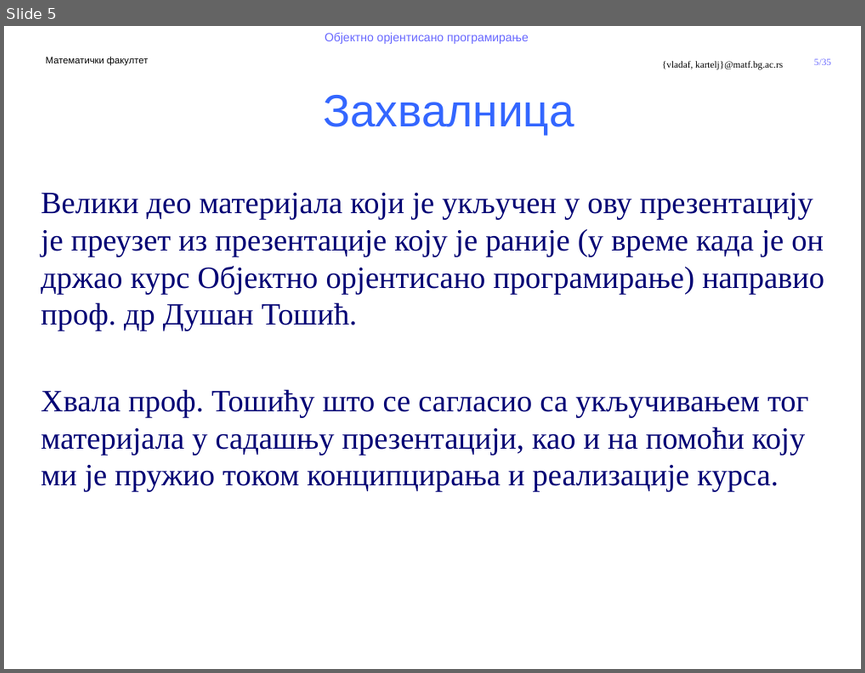
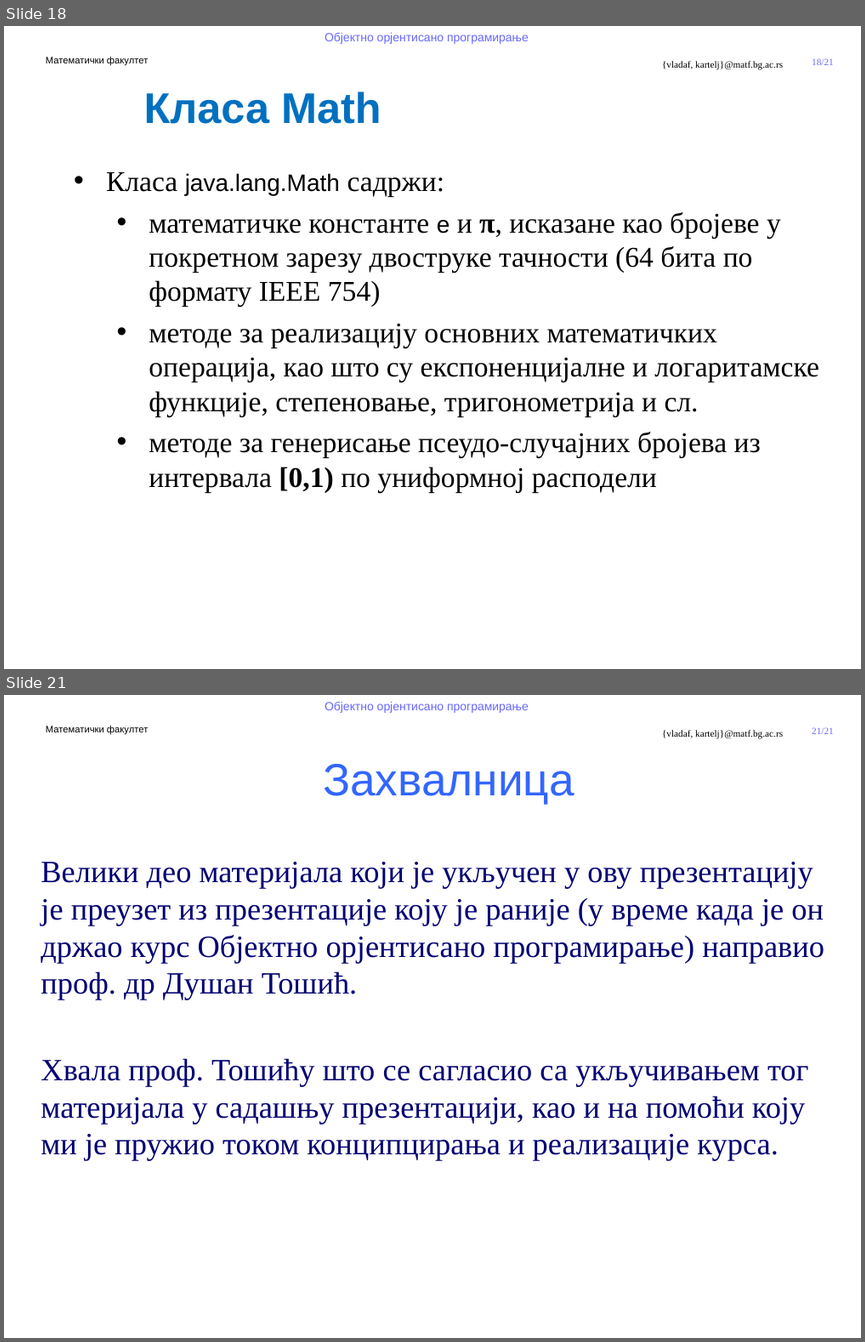
Before and after one commit to MatfOOP/OOP, a slide deck: predavanja/prezentacije/OOP07-1-Predefinisani tipovi u Javi.pptx. Shown one above the other, each under a label of ours: slide 5 before the commit, slides 18 and 21 after it; the slides between them are not shown. The pictures are 865x673 and 865x1342 pixels, drawn with LibreOffice and Linux fonts; fonts in the diff are those of the drawing; background and template pictures are left out. Boxes give left, top, right and bottom in pixels: in the first picture for what was removed or moved away, otherwise in the second. Text is boxed around its words. In the diff, an @@ line names an element or a change of style, - is before the commit and + after.

```diff
--- a/predavanja/prezentacije/OOP07-1-Predefinisani tipovi u Javi.pptx
+++ b/predavanja/prezentacije/OOP07-1-Predefinisani tipovi u Javi.pptx
@@ slide 18 added at box(4, 26, 861, 669), background #FFFFFF; not listed: 5 template elements that a slide beside it also shows @@
@@ text added at box(144, 91, 381, 124), 36 pt, text #0070C0, bold @@
+Класа Math
@@ text added at box(106, 172, 819, 492), 24 pt, text #000000 @@
+• Класа java.lang.Math садржи:
+  • математичке константе е и π, исказане као бројеве у покретном зарезу двоструке тачности (64 бита по формату IEEE 754)
+  • методе за реализацију основних математичких операција, као што су експоненцијалне и логаритамске функције, степеновање, тригонометрија и сл.
+  • методе за генерисање псеудо-случајних бројева из интервала [0,1) по униформној расподели
@@ what was slide 5 is now slide 21 @@
@@ page number at box(812, 727, 834, 734): text changed @@
-5/35
+21/21
```
Also in this commit, not shown: 1 slide changed, 16 other slides added, 1 slide removed, 5 other files.
